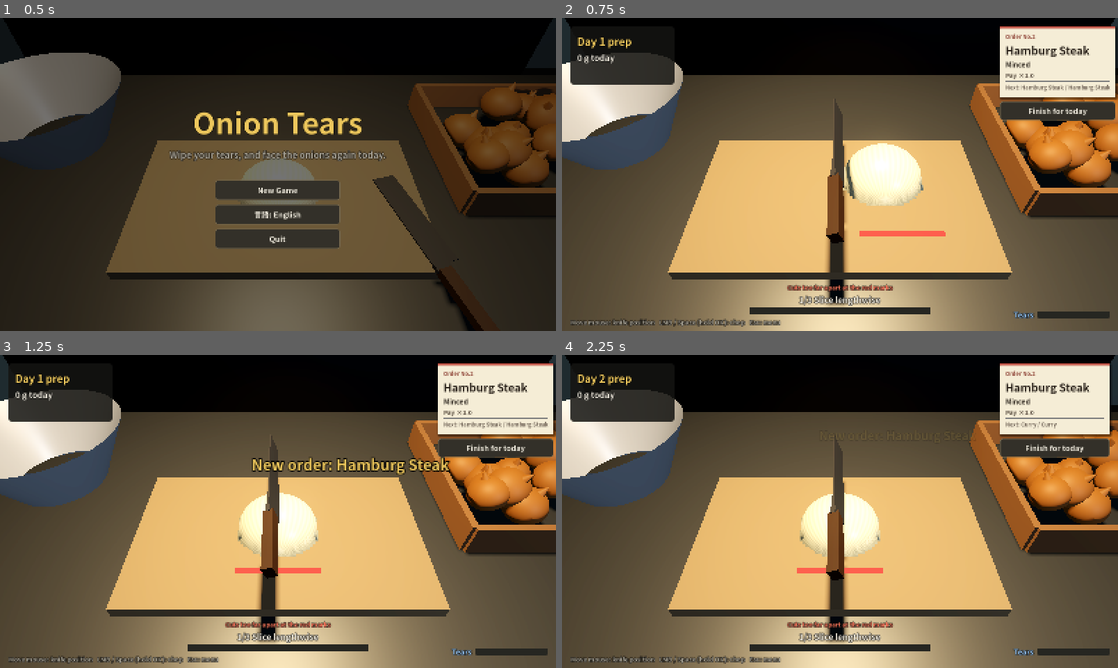
Above: before the commit, frames 1-4 (two rows, left to right).
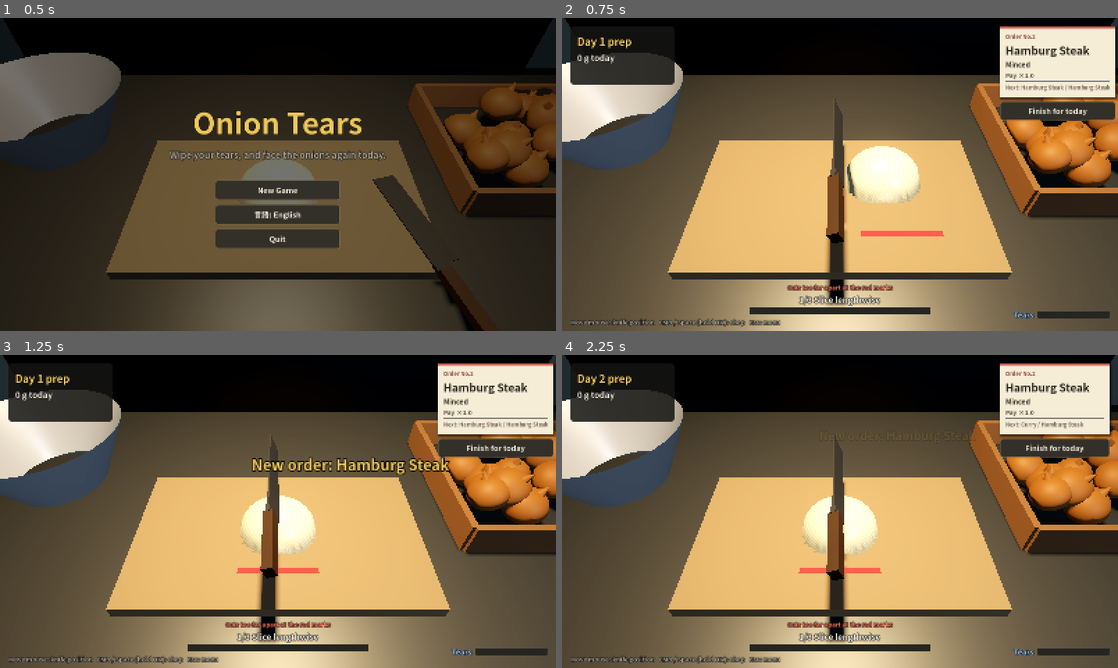
Above: after the commit, the same moments.

Repository: decopon-7/-
Game: Godot game, scene res://scenes/main.tscn
Same seed, same stepped clock (60 frames per second), same inputs: the game is played once before the commit and once after it.
Inputs:
- Up to frame 1 (0.5 s): no input
- Up to frame 2 (0.75 s): click "New Game" at 0.5 s
- Up to frame 3 (1.25 s): no input
- Up to frame 4 (2.25 s): click "Finish for today" at 1.25 s; click "Start prep" at 2 s

Frame 1 is identical in both runs. In frame 2, 0.4% of the frame differs, in the area x 50-69%, y 40-70%; in frame 3, 0.3%; in frame 4, 0.4%, in the area x 42-94%, y 21-70%.

Commit message:
実況・配信映えのリサーチを踏まえた工夫を追加
「実況者に選ばれる／配信映えする」ゲームの共通点を調査したところ、
①スペクタクル型（Among Usなど。最初の数十秒でつかむ速さ・クリップ映え）と
②ASMR・癒やし型（PowerWash Simulatorなど。満足感のある音・忙しくなさ）の
2系統に整理できた。本作は既に「スローライフ・急かさない」を選んでいるため、
①のスピード感は方針と矛盾する。②を軸に、①の「クリップになる一瞬」だけを
急かさない形で取り入れることにした。

- 「幸運の玉ねぎ」: 約4%の確率で金色に光り、報酬が5倍になるサプライズ
  （強制力なし、切り方は普通と同じ）
- Hキーで文字要素・赤い目印を消し、映像だけのきれいな画を撮れるようにする
  （実況・切り抜き向け）
- 検討したが見送ったもの、今後の課題は docs/STEAM_ROADMAP.md にまとめた

dev_screenshot.gd に golden ショットを追加し、実際に金色の玉ねぎと
UIクリーン化の見た目を確認済み（selftestも全種類パス）。

Co-Authored-By: Claude Sonnet 5 <noreply@anthropic.com>
Claude-Session: https://claude.ai/code/session_01Fz9qy8KHkDBY9XhjKQFu2R

Diff:
--- a/scripts/dev_screenshot.gd
+++ b/scripts/dev_screenshot.gd
@@ -1,8 +1,10 @@
 # 開発用：コマンドラインから画面写真を撮って終了する。
 #   godot --path . -- --shot=mince --out=/tmp/mince.png --lang=ja
-# shot の種類: title / cut / mince / shop / fresh / complete　（--order=soup などで注文を指定できる）
+# shot の種類: title / cut / mince / shop / fresh / complete / golden
+#   （--order=soup などで注文を指定できる）
 #   fresh: 1回も切っていない、まっさらな玉ねぎ（回転・スケールが落ち着いた状態）
 #   complete: 1品を完成させ、ヒットストップ・きらめき演出まで通す
+#   golden: 「幸運の玉ねぎ」の見た目を確認する（本番は確率抽選、ここでは強制的に出す）
 extends Node
 
 var _args := {}
@@ -76,6 +78,10 @@
 					main.chop_at(o.global_position.x - 0.08 + i * 0.008)
 		if _frame == 150 and shot == "cut":
 			main._knife_x = o.global_position.x + 0.012
+	if _frame == 20 and shot == "golden":
+		main.onion.set_golden(true)
+		main._clean_view = true  # Hキーによる「UIを隠す」の見た目を一緒に確認
+		main.ui.hud.visible = false
 	if _frame == 90 and shot == "fresh":
 		var img := get_viewport().get_texture().get_image()
 		img.save_png(_args.get("out", "user://shot.png"))
--- a/scripts/i18n.gd
+++ b/scripts/i18n.gd
@@ -35,6 +35,7 @@
 	"TICKET_NEXT": {"ja": "次: %s", "en": "Next: %s"},
 	"TICKET_PAY": {"ja": "報酬 ×%.1f", "en": "Pay ×%.1f"},
 	"POP_NEW_ORDER": {"ja": "新しい注文: %s", "en": "New order: %s"},
+	"POP_GOLDEN": {"ja": "✨ 幸運の玉ねぎだ！", "en": "✨ A lucky golden onion!"},
 	"ORDER_HAMBURG": {"ja": "ハンバーグ", "en": "Hamburg Steak"},
 	"ORDER_CURRY": {"ja": "カレー", "en": "Curry"},
 	"ORDER_SOUP": {"ja": "オニオンスープ", "en": "Onion Soup"},
--- a/scripts/main.gd
+++ b/scripts/main.gd
@@ -28,6 +28,10 @@
 
 ## 主人公の日記が出てくる日。文言は scripts/i18n.gd の DIARY_<日> にある
 const DIARY_DAYS := [1, 2, 3, 5, 7, 10, 13, 16, 20, 24, 28, 32, 36, 40]
+
+## ごくたまに出てくる「幸運の玉ねぎ」（見た目が金色になり、報酬が増える驚きの演出）
+const GOLDEN_CHANCE := 0.04
+const GOLDEN_BONUS := 5.0
 
 var state := State.TITLE
 var grams_today := 0
@@ -57,6 +61,7 @@
 var _holding := false
 var _chips_time := 0.0
 var _gap_mat: StandardMaterial3D
+var _clean_view := false
 
 ## 手応え（カメラの微振動・包丁のスクワッシュ・きらめき演出）
 var knife_visual: Node3D
@@ -172,6 +177,11 @@
 		elif state == State.PAUSED:
 			_set_state(State.PLAYING)
 		return
+	# 実況・配信用：文字要素を消して、映像だけのきれいな画を撮れるようにする
+	if event is InputEventKey and event.pressed and event.keycode == KEY_H and not event.echo:
+		_clean_view = not _clean_view
+		ui.hud.visible = not _clean_view
+		return
 	if state != State.PLAYING:
 		return
 	var pressed := false
@@ -278,6 +288,14 @@
 	ui.update_ticket(id, order_queue.slice(0, 2), ticket_number)
 	add_child(onion)
 	onion.phase_changed.connect(_on_onion_phase)
+	if rng.randf() < GOLDEN_CHANCE:
+		onion.set_golden(true)
+		if sparkle:
+			sparkle.global_position = onion.global_position + Vector3(0, 0.04, 0)
+			sparkle.restart()
+			sparkle.emitting = true
+		Sfx.play("bell", -4.0, 0.0, 1.7)
+		ui.popup(tr("POP_GOLDEN"), get_viewport().get_visible_rect().size * Vector2(0.5, 0.3), Color(1.0, 0.85, 0.3))
 	if animated:
 		onion.position = CRATE_POS + Vector3(0, 0.06, 0)
 		var tw := onion.create_tween()
@@ -303,7 +321,8 @@
 		sparkle.emitting = true
 	var done := onion
 	onion = null
-	var pay := GameState.pay_for(done.grams, GameState.ORDERS[done.order_id]["pay"])
+	var multiplier: float = GameState.ORDERS[done.order_id]["pay"] * (GOLDEN_BONUS if done.is_golden else 1.0)
+	var pay := GameState.pay_for(done.grams, multiplier)
 	_award(done.grams, pay)
 	ui.popup(tr("POP_ONION") % [done.grams, pay], camera.unproject_position(done.global_position + Vector3(0, 0.05, 0)))
 	# まな板からボウルへ移す
@@ -357,7 +376,8 @@
 
 
 func _update_gap_markers() -> void:
-	var gaps := onion.get_wide_gaps_world() if onion else []
+	# 実況・配信用にUIを隠しているときは、赤い目印も一緒に隠して画面をきれいにする
+	var gaps := onion.get_wide_gaps_world() if onion and not _clean_view else []
 	while gap_markers.size() < gaps.size():
 		var m := MeshInstance3D.new()
 		m.mesh = BoxMesh.new()
--- a/scripts/onion.gd
+++ b/scripts/onion.gd
@@ -36,6 +36,8 @@
 var rx := 0.08   # 幅の半分
 var rz := 0.072  # 根元〜先端の半分
 var h := 0.07    # 高さ
+## ごくたまに出てくる「幸運の玉ねぎ」。見た目が金色になり、main.gd 側で報酬が上がる
+var is_golden := false
 
 var cuts_x: Array[float] = []
 var cuts_z: Array[float] = []
@@ -80,6 +82,23 @@
 	for step in order["steps"]:
 		steps.append({"L": Phase.LENGTHWISE, "C": Phase.CROSSWISE, "M": Phase.MINCE}[step])
 	phase = steps[0]
+
+
+## 「幸運の玉ねぎ」の見た目に切り替える（add_child の前でも後でも呼べる）
+func set_golden(on: bool) -> void:
+	is_golden = on
+	_apply_golden_tint()
+
+
+func _apply_golden_tint() -> void:
+	if _material == null:
+		return
+	if is_golden:
+		_material.set_shader_parameter("skin_color", Color(1.0, 0.8, 0.15))
+		_material.set_shader_parameter("layer_color", Color(0.95, 0.7, 0.1))
+	else:
+		_material.set_shader_parameter("skin_color", Color(0.95, 0.9, 0.72))
+		_material.set_shader_parameter("layer_color", Color(0.82, 0.84, 0.62))
 
 
 func _ready() -> void:
@@ -95,6 +114,7 @@
 	_mesh_instance.material_override = _material
 	_body.add_child(_mesh_instance)
 	_rebuild_mesh()
+	_apply_golden_tint()
 
 	var chunk_mat := StandardMaterial3D.new()
 	chunk_mat.vertex_color_use_as_albedo = true
Not shown, changed: README.md
Not shown, changed: docs/STEAM_ROADMAP.md
